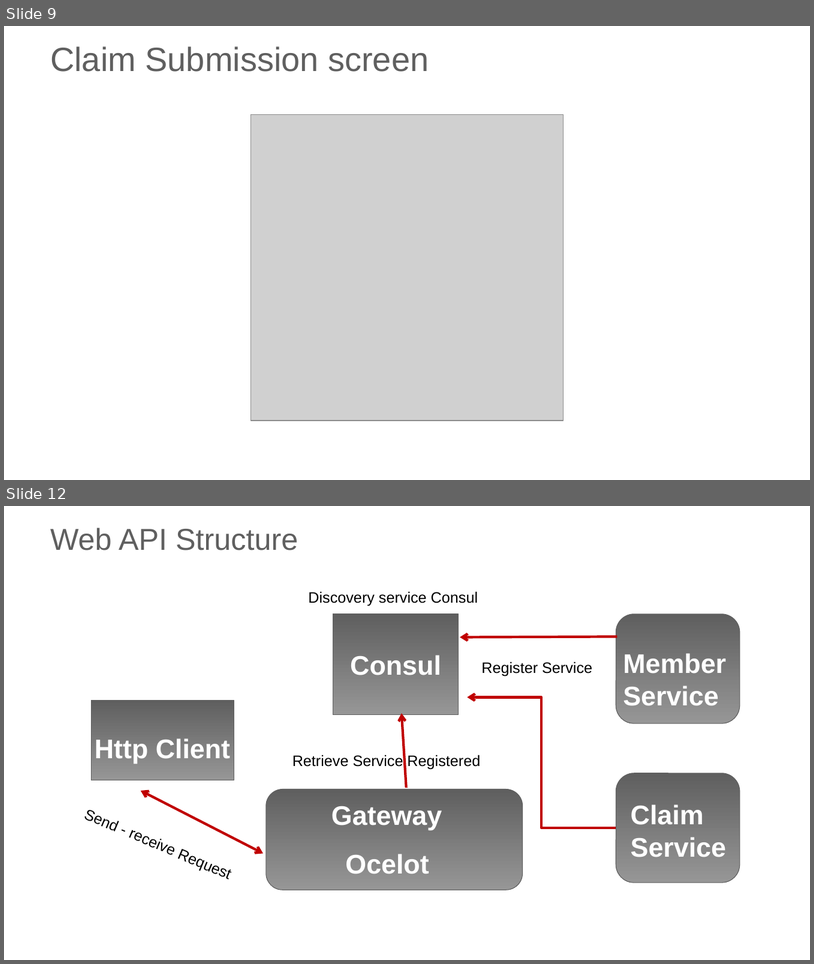
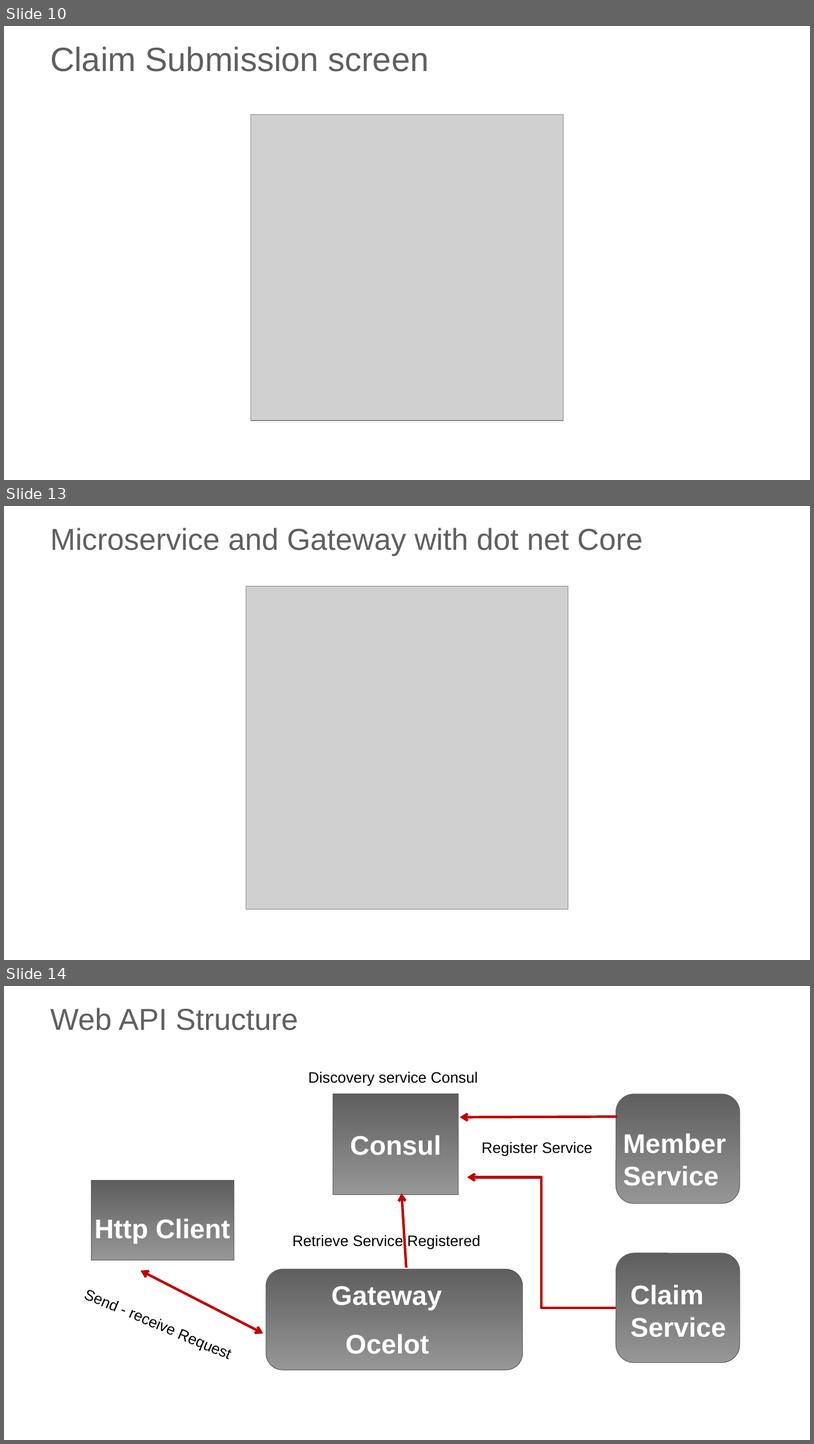
Before and after one commit to angsuman2022/HealthClaim, a slide deck: Healthcare Claim Submission.pptx. Shown one above the other, each under a label of ours: slides 9 and 12 before the commit, slides 10, 13 and 14 after it; the slides between them are not shown. The pictures are 814x964 and 814x1444 pixels, drawn with LibreOffice and Linux fonts; fonts in the diff are those of the drawing; grey boxes stand for pictures; background and template pictures are left out. Boxes give left, top, right and bottom in pixels: in the first picture for what was removed or moved away, otherwise in the second. Text is boxed around its words. In the diff, an @@ line names an element or a change of style, - is before the commit and + after.

```diff
--- a/Healthcare Claim Submission.pptx
+++ b/Healthcare Claim Submission.pptx
@@ slide 13 added at (x1=4, y1=506, x2=810, y2=960), background picture (left out) @@
@@ title added at (x1=50, y1=528, x2=643, y2=556), 36 pt, text #5F5F5F @@
+Microservice and Gateway with dot net Core
@@ picture added at (x1=246, y1=586, x2=569, y2=909) @@
@@ what was slide 9 is now slide 10 @@
@@ what was slide 12 is now slide 14 @@
```
Also in this commit, not shown: 4 slides changed, 2 other slides added, 27 other files.
